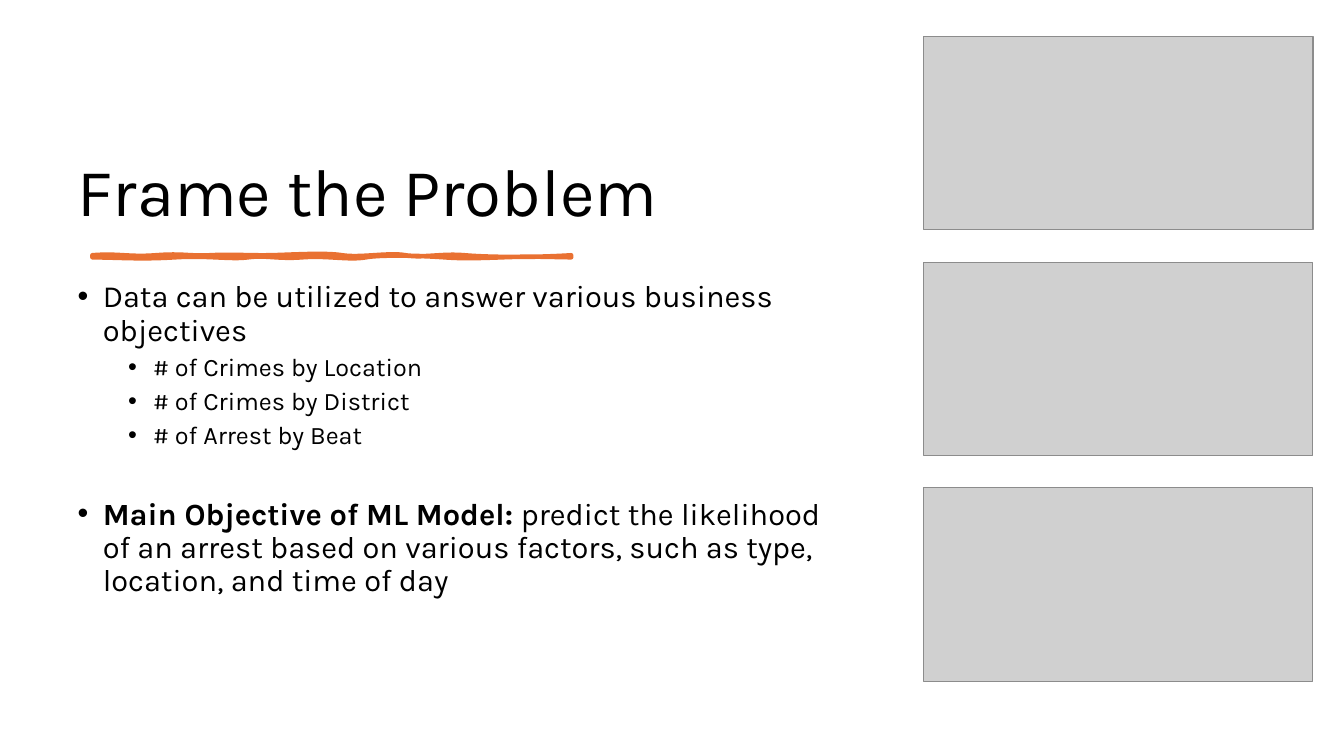
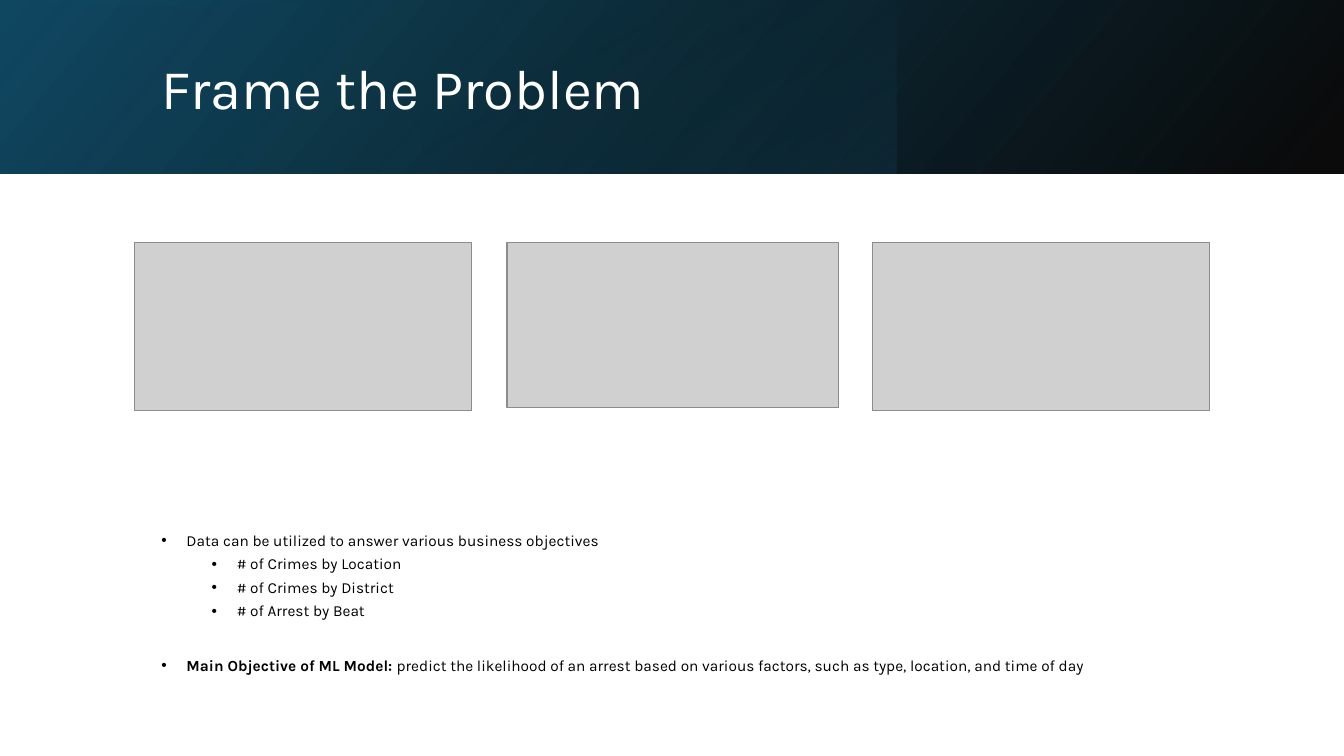
Before and after one commit to tkoche3/ISDS7075, a slide deck: slide 3 of ISDS 7075 Final Presentation.pptx. Drawn at 1344x756 pixels with LibreOffice and Linux fonts; fonts in the diff are those of the drawing; grey boxes stand for pictures. Boxes give left, top, right and bottom in pixels: in the first picture for what was removed or moved away, otherwise in the second. Text is boxed around its words. In the diff, an @@ line names an element or a change of style, - is before the commit and + after.

Commit message:
Formatting

```diff
--- a/ISDS 7075 Final Presentation.pptx
+++ b/ISDS 7075 Final Presentation.pptx
@@ rectangle added at bbox=[0, 0, 1344, 173], fill gradient #000000 to #104862 @@
@@ rectangle added at bbox=[0, 1, 1343, 174], fill gradient #156082 to #000000 @@
@@ rectangle added at bbox=[421, 0, 896, 173], fill gradient #156082 to #0B3041 @@
@@ title "Frame the Problem": place and size @@
-title "Frame the Problem" at bbox=[78, 170, 657, 217]
+title "Frame the Problem" at bbox=[161, 70, 645, 110]
@@ title "Frame the Problem" at bbox=[161, 70, 645, 110]: size 48 to 40 pt, text colour #000000 to #FFFFFF; vertical alignment bottom to middle @@
@@ freeform shape removed at bbox=[93, 255, 572, 257] @@
@@ picture: place and size @@
-picture at bbox=[925, 488, 1314, 682]
+picture at bbox=[134, 243, 472, 410]
@@ picture: place and size @@
-picture at bbox=[925, 262, 1314, 456]
+picture at bbox=[507, 243, 839, 407]
@@ picture: place and size @@
-picture at bbox=[924, 36, 1313, 230]
+picture at bbox=[872, 243, 1210, 410]
@@ text "Data can be utilized to ...": place and size @@
-text "Data can be utilized to ..." at bbox=[103, 286, 820, 599]
+text "Data can be utilized to ..." at bbox=[186, 535, 1084, 675]
@@ text "Data can be utilized to ..." at bbox=[186, 535, 1084, 675]: size 22 to 11 pt in "Data can be utilized to answer various ...", "Main Objective of ML Model: predict the ..."; size 18 to 11 pt in "# of Crimes by Location", "# of Crimes by District", "# of Arrest by Beat" @@
```
Also in this commit, not shown: 11 other slides changed, 2 slides added, 4 slides removed.
